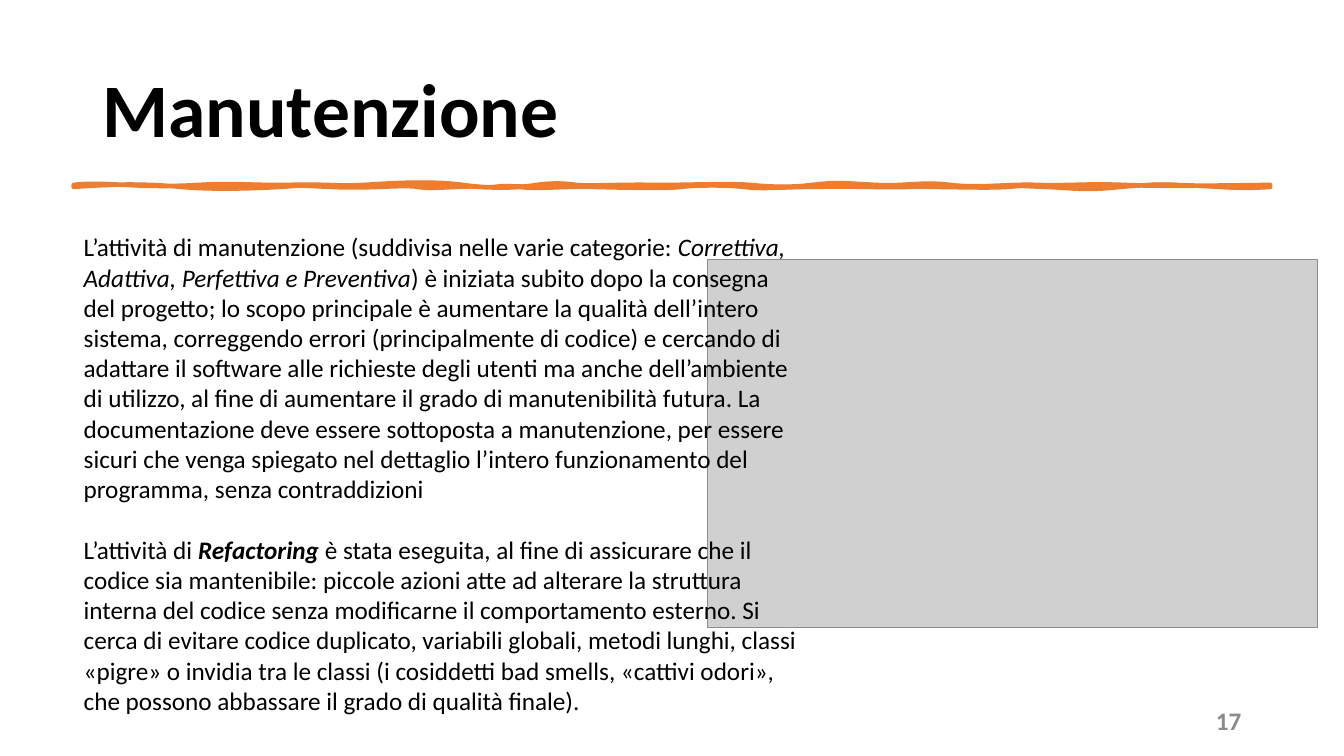
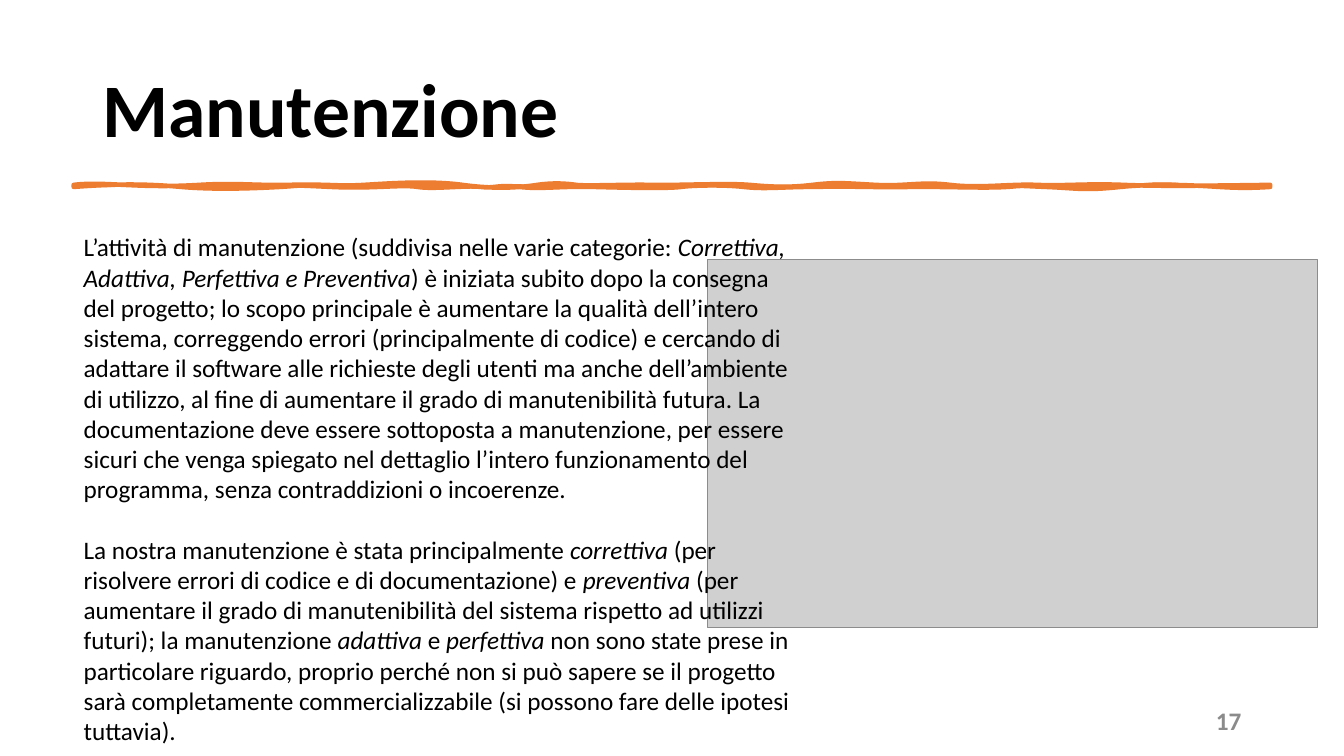
Before and after one commit to mangilimatteo/Progetto_Ingegneria_Software_Cattaneo_Mangili_Saini, a slide deck: slide 17 of Presentazione/Presentazione_Progetto.pptx. Drawn at 1344x756 pixels with LibreOffice and Linux fonts; fonts in the diff are those of the drawing; grey boxes stand for pictures. Boxes give left, top, right and bottom in pixels: in the first picture for what was removed or moved away, otherwise in the second. Text is boxed around its words. In the diff, an @@ line names an element or a change of style, - is before the commit and + after.

Commit message:
Update Presentazione progetto
Manutenzione e Refactoring

```diff
--- a/Presentazione/Presentazione_Progetto.pptx
+++ b/Presentazione/Presentazione_Progetto.pptx
@@ text at (84,238,789,744): text changed @@
-L’attività di manutenzione (suddivisa nelle varie categorie: Correttiva, Adattiva, Perfettiva e Preventiva) è iniziata subito dopo la consegna del progetto; lo scopo principale è aumentare la qualità dell’intero sistema, correggendo errori (principalmente di codice) e cercando di adattare il software alle richieste degli utenti ma anche dell’ambiente di utilizzo, al fine di aumentare il grado di manutenibilità futura. La documentazione deve essere sottoposta a manutenzione, per essere sicuri che venga spiegato nel dettaglio l’intero funzionamento del programma, senza contraddizioni
-L’attività di Refactoring è stata eseguita, al fine di assicurare che il codice sia mantenibile: piccole azioni atte ad alterare la struttura interna del codice senza modificarne il comportamento esterno. Si cerca di evitare codice duplicato, variabili globali, metodi lunghi, classi «pigre» o invidia tra le classi (i cosiddetti bad smells, «cattivi odori», che possono abbassare il grado di qualità finale).
+L’attività di manutenzione (suddivisa nelle varie categorie: Correttiva, Adattiva, Perfettiva e Preventiva) è iniziata subito dopo la consegna del progetto; lo scopo principale è aumentare la qualità dell’intero sistema, correggendo errori (principalmente di codice) e cercando di adattare il software alle richieste degli utenti ma anche dell’ambiente di utilizzo, al fine di aumentare il grado di manutenibilità futura. La documentazione deve essere sottoposta a manutenzione, per essere sicuri che venga spiegato nel dettaglio l’intero funzionamento del programma, senza contraddizioni o incoerenze.
+La nostra manutenzione è stata principalmente correttiva (per risolvere errori di codice e di documentazione) e preventiva (per aumentare il grado di manutenibilità del sistema rispetto ad utilizzi futuri); la manutenzione adattiva e perfettiva non sono state prese in particolare riguardo, proprio perché non si può sapere se il progetto sarà completamente commercializzabile (si possono fare delle ipotesi tuttavia).
```
Also in this commit, not shown: 6 other slides changed, 1 slide added.
